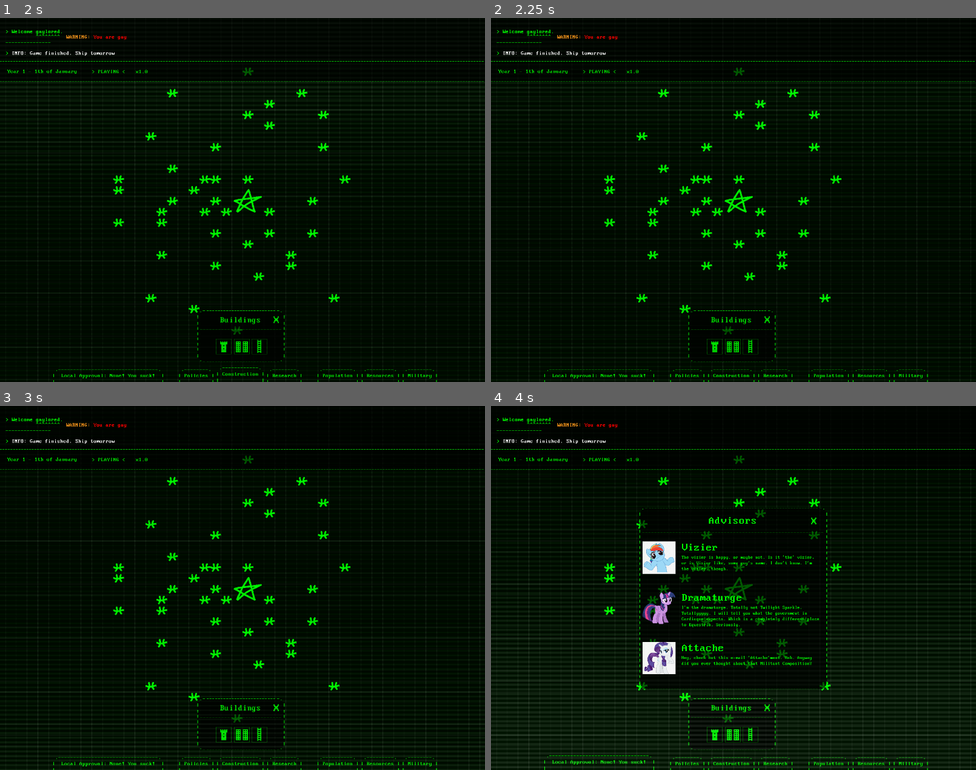
Above: before the commit, frames 1-4 (two rows, left to right).
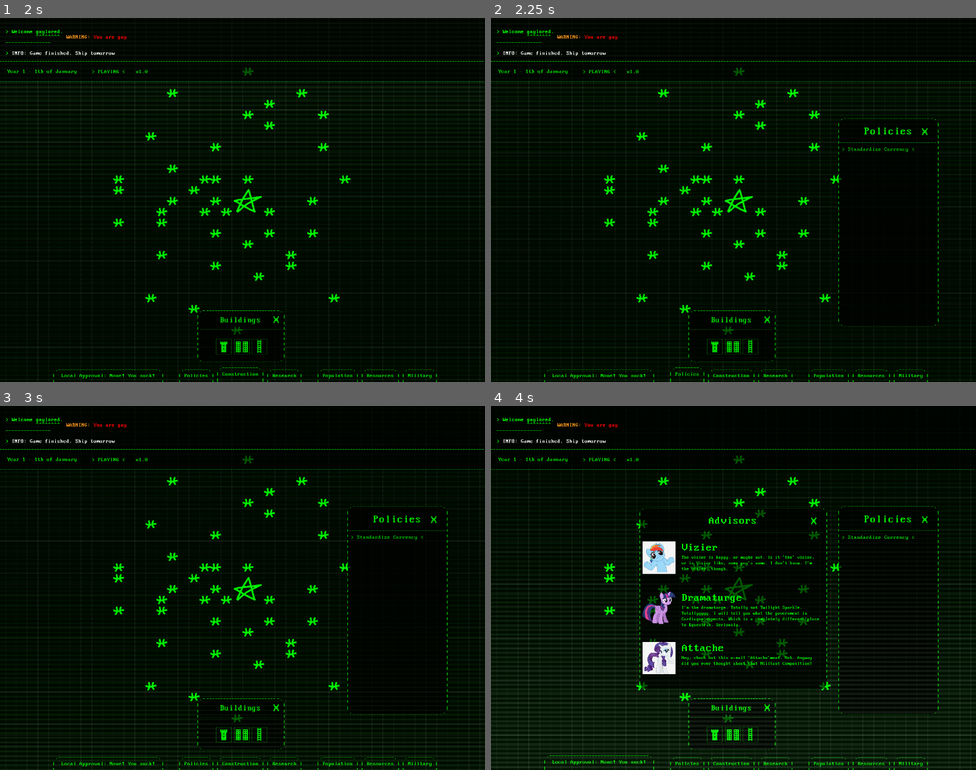
Above: after the commit, the same moments.

Repository: AlexHoratio/SATRAP
Game: Godot game, scene res://Scenes/satrap.tscn
The game is run twice, just before and just after one commit, with the same random seed, the same clock (stepped at 60 frames per second) and the same inputs. This scene is started directly instead of the project's main scene.
Inputs (mouse positions are in pixels of both pictures, inside the frame that each line leads up to):
- Up to frame 1 (2 s): click (252, 130) at 0.5 s; click ".------------. | Construction…" at 1.25 s
- Up to frame 2 (2.25 s): click ".--------. | Policies | | |" at 2 s
- Up to frame 3 (3 s): click (242, 708) at 2.77 s
- Up to frame 4 (4 s): click ".----------------------------…" at 3.5 s

Frame 1 is identical in both runs. In frame 2, 0.5% of the frame differs, in the area x 36-93%, y 27-100%; in frame 3, 0.5%; in frame 4, 0.7%, in the area x 71-93%, y 27-85%.

Commit message:
policies window mock

Diff:
--- /dev/null
+++ b/Prefabs/Entities/Windows/policies_window.gd
@@ -0,0 +1,31 @@
+extends Control
+
+signal closed
+
+var dragging = false
+var drag_origin = Vector2(0, 0)
+var mouse_origin = Vector2(0, 0)
+
+func _process(delta):
+	if dragging:
+		global_position = drag_origin + (get_global_mouse_position() - mouse_origin)
+
+	if Input.is_action_just_pressed("esc"):
+		close()
+
+func close() -> void:
+	emit_signal("closed")
+	queue_free()
+
+func _on_x_pressed():
+	close()
+
+func _on_drag_button_down():
+	dragging = true
+	drag_origin = global_position
+	mouse_origin = get_global_mouse_position()
+	Input.set_mouse_mode(Input.MOUSE_MODE_HIDDEN)
+
+func _on_drag_button_up():
+	dragging = false
+	Input.set_mouse_mode(Input.MOUSE_MODE_VISIBLE)
--- /dev/null
+++ b/Prefabs/Entities/Windows/policies_window.tscn
@@ -0,0 +1,114 @@
+[gd_scene format=3 uid="uid://d0jnsp2oe4q5y"]
+
+[ext_resource type="Script" uid="uid://b7ywrvapo7g53" path="res://Prefabs/Entities/Windows/policies_window.gd" id="1_c01od"]
+[ext_resource type="PackedScene" uid="uid://tgc3hym3uof4" path="res://Prefabs/CanvasLayer/ascii_patch.tscn" id="2_45477"]
+[ext_resource type="Texture2D" uid="uid://d3yswvtxapsa7" path="res://Graphics/CanvasLayer/ascii_border_filled.png" id="3_0dlpu"]
+[ext_resource type="FontFile" uid="uid://umn6u7qbb6il" path="res://Graphics/Fonts/MorePerfectDOSVGA.ttf" id="4_45477"]
+
+[node name="policies_window" type="Control" unique_id=1763936102]
+layout_mode = 3
+anchors_preset = 15
+anchor_right = 1.0
+anchor_bottom = 1.0
+grow_horizontal = 2
+grow_vertical = 2
+mouse_filter = 2
+script = ExtResource("1_c01od")
+
+[node name="ascii_patch" parent="." unique_id=58068374 instance=ExtResource("2_45477")]
+layout_mode = 0
+offset_left = 1030.0
+offset_top = 296.0
+offset_right = 1330.0
+offset_bottom = 917.0
+texture = ExtResource("3_0dlpu")
+
+[node name="header" type="Control" parent="ascii_patch" unique_id=664920869]
+layout_mode = 1
+anchors_preset = 10
+anchor_right = 1.0
+offset_bottom = 82.5
+grow_horizontal = 2
+
+[node name="drag" type="Button" parent="ascii_patch/header" unique_id=852263193]
+self_modulate = Color(1, 1, 1, 0)
+layout_mode = 1
+anchors_preset = 15
+anchor_right = 1.0
+anchor_bottom = 1.0
+grow_horizontal = 2
+grow_vertical = 2
+mouse_default_cursor_shape = 2
+
+[node name="title" type="Label" parent="ascii_patch/header" unique_id=1118814611]
+layout_mode = 1
+anchors_preset = 15
+anchor_right = 1.0
+anchor_bottom = 1.0
+grow_horizontal = 2
+grow_vertical = 2
+theme_override_colors/font_color = Color(0, 1, 0, 1)
+theme_override_fonts/font = ExtResource("4_45477")
+theme_override_font_sizes/font_size = 32
+text = "Policies"
+horizontal_alignment = 1
+vertical_alignment = 1
+
+[node name="x" type="LinkButton" parent="ascii_patch" unique_id=1687650467]
+self_modulate = Color(0, 1, 0, 1)
+layout_mode = 1
+anchors_preset = 1
+anchor_left = 1.0
+anchor_right = 1.0
+offset_left = -49.625
+offset_top = 26.5
+offset_right = -31.625
+offset_bottom = 58.5
+grow_horizontal = 0
+theme_override_fonts/font = ExtResource("4_45477")
+theme_override_font_sizes/font_size = 32
+text = "X"
+underline = 1
+
+[node name="div" type="Label" parent="ascii_patch" unique_id=669120896]
+layout_mode = 1
+anchors_preset = 10
+anchor_right = 1.0
+offset_top = 67.0
+offset_bottom = 83.0
+grow_horizontal = 2
+theme_override_colors/font_color = Color(0, 1, 0, 1)
+theme_override_fonts/font = ExtResource("4_45477")
+text = "--------------------------------"
+horizontal_alignment = 1
+
+[node name="policy_list" type="Control" parent="ascii_patch" unique_id=793081323]
+layout_mode = 1
+anchors_preset = 15
+anchor_right = 1.0
+anchor_bottom = 1.0
+offset_left = 12.0
+offset_top = 86.0
+offset_right = -12.0
+offset_bottom = -11.0
+grow_horizontal = 2
+grow_vertical = 2
+
+[node name="VBoxContainer" type="VBoxContainer" parent="ascii_patch/policy_list" unique_id=668727001]
+layout_mode = 1
+anchors_preset = 15
+anchor_right = 1.0
+anchor_bottom = 1.0
+grow_horizontal = 2
+grow_vertical = 2
+
+[node name="policy" type="LinkButton" parent="ascii_patch/policy_list/VBoxContainer" unique_id=1508385809]
+self_modulate = Color(0, 1, 0, 1)
+layout_mode = 2
+theme_override_fonts/font = ExtResource("4_45477")
+text = "> Standardize Currency <"
+underline = 1
+
+[connection signal="button_down" from="ascii_patch/header/drag" to="." method="_on_drag_button_down"]
+[connection signal="button_up" from="ascii_patch/header/drag" to="." method="_on_drag_button_up"]
+[connection signal="pressed" from="ascii_patch/x" to="." method="_on_x_pressed"]
--- /dev/null
+++ b/Scenes/policies_button.gd
@@ -0,0 +1,30 @@
+extends Button
+
+var viewer = null
+
+var hovering = false
+
+func _ready():
+	pass
+
+func _process(delta):
+	position = lerp(position, Vector2(527, 1032) if hovering else Vector2(527, 1037), 15 * delta)
+
+func close_viewer() -> void:
+	viewer = null
+
+func _on_mouse_entered():
+	hovering = true
+
+func _on_mouse_exited():
+	hovering = false
+
+func _on_pressed():
+	if viewer == null:
+		var policies_window = load("res://Prefabs/Entities/Windows/policies_window.tscn").instantiate()
+		policies_window.closed.connect(close_viewer)
+		get_parent().add_child(policies_window)
+
+		viewer = policies_window
+	else:
+		viewer.close()
--- a/Scenes/satrap.tscn
+++ b/Scenes/satrap.tscn
@@ -7,6 +7,7 @@
 [ext_resource type="FontFile" uid="uid://umn6u7qbb6il" path="res://Graphics/Fonts/MorePerfectDOSVGA.ttf" id="3_y32xm"]
 [ext_resource type="Script" uid="uid://bskbhgy6al1hl" path="res://Scenes/tooltip.gd" id="3_yg0qq"]
 [ext_resource type="Script" uid="uid://cvgypix1816iu" path="res://Scenes/world.gd" id="4_iv1gs"]
+[ext_resource type="Script" uid="uid://djwvpi4fa2cn3" path="res://Scenes/policies_button.gd" id="4_l8lry"]
 [ext_resource type="PackedScene" uid="uid://tgc3hym3uof4" path="res://Prefabs/CanvasLayer/ascii_patch.tscn" id="5_83ioq"]
 [ext_resource type="PackedScene" uid="uid://i8ul7v3atdxf" path="res://Prefabs/Entities/Windows/inspect_window.tscn" id="5_yg0qq"]
 [ext_resource type="Texture2D" uid="uid://d3yswvtxapsa7" path="res://Graphics/CanvasLayer/ascii_border_filled.png" id="6_0a1jj"]
@@ -299,6 +300,7 @@
 theme_override_colors/font_color = Color(0, 1, 0, 1)
 theme_override_fonts/font = ExtResource("3_y32xm")
 theme_override_font_sizes/font_size = 48
+script = ExtResource("4_l8lry")
 
 [node name="text" type="Label" parent="CanvasLayer/utilities/policies" unique_id=408975606]
 layout_mode = 1
@@ -706,6 +708,9 @@
 [connection signal="mouse_entered" from="CanvasLayer/utilities/construction" to="CanvasLayer/utilities/construction" method="_on_mouse_entered"]
 [connection signal="mouse_exited" from="CanvasLayer/utilities/construction" to="CanvasLayer/utilities/construction" method="_on_mouse_exited"]
 [connection signal="pressed" from="CanvasLayer/utilities/construction" to="CanvasLayer/utilities/construction" method="_on_pressed"]
+[connection signal="mouse_entered" from="CanvasLayer/utilities/policies" to="CanvasLayer/utilities/policies" method="_on_mouse_entered"]
+[connection signal="mouse_exited" from="CanvasLayer/utilities/policies" to="CanvasLayer/utilities/policies" method="_on_mouse_exited"]
+[connection signal="pressed" from="CanvasLayer/utilities/policies" to="CanvasLayer/utilities/policies" method="_on_pressed"]
 [connection signal="mouse_entered" from="CanvasLayer/local_approval" to="CanvasLayer/local_approval" method="_on_mouse_entered"]
 [connection signal="mouse_exited" from="CanvasLayer/local_approval" to="CanvasLayer/local_approval" method="_on_mouse_exited"]
 [connection signal="pressed" from="CanvasLayer/local_approval" to="CanvasLayer/local_approval" method="_on_pressed"]
Not shown, added: Prefabs/Entities/Windows/policies_window.gd.uid
Not shown, added: Scenes/policies_button.gd.uid
